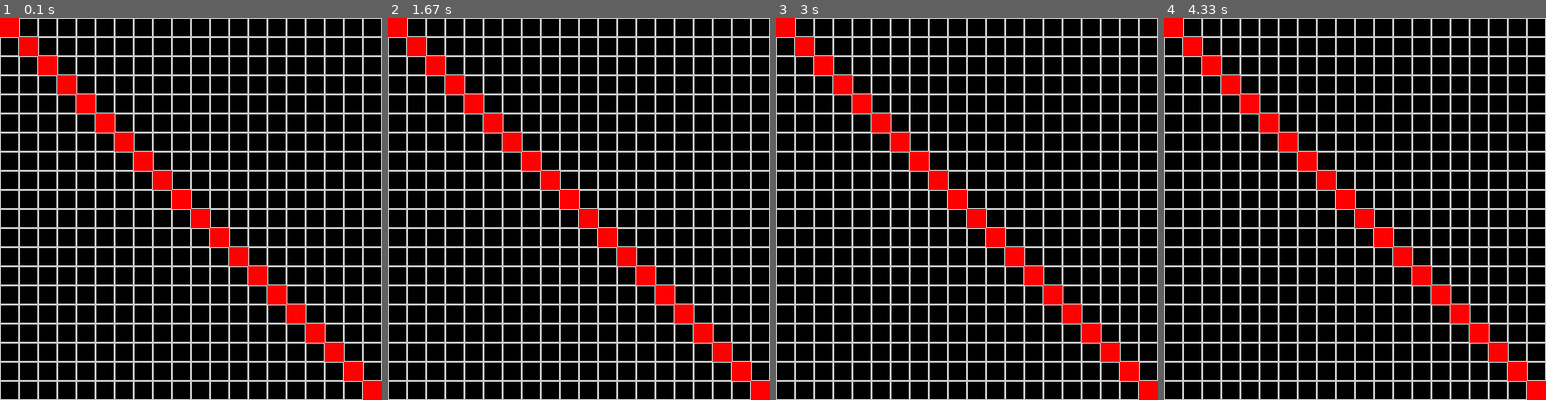
Above: before the commit, frames 1-4 (left to right).
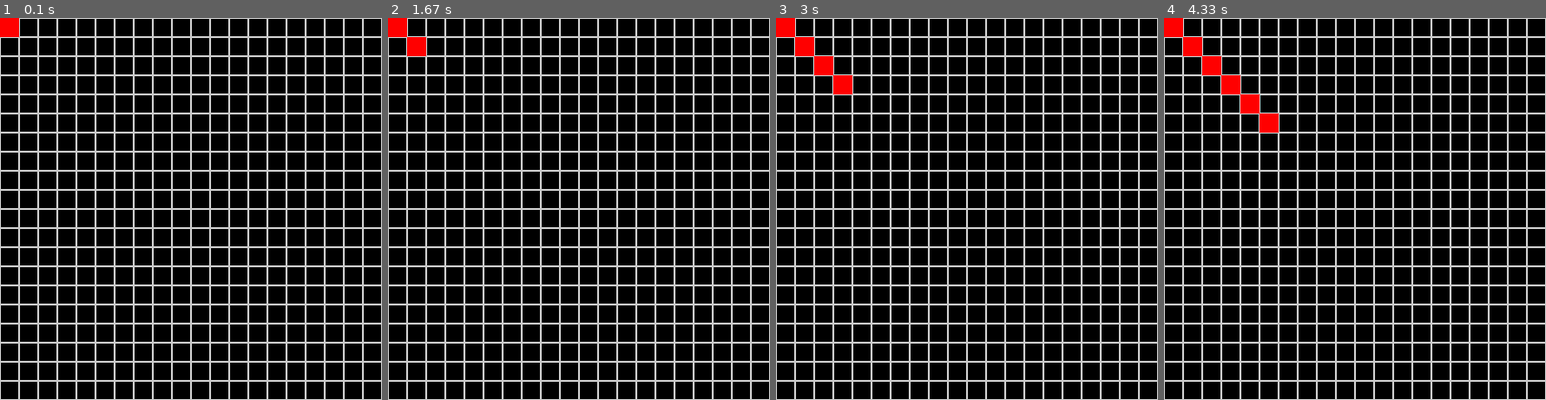
Above: after the commit, the same moments.

Repository: RowenThompson/CPT051
Game: pygame game, started from grid_pygame_demo.py
Two runs of this game, one before a commit and one after it. Both use one fixed random seed, a clock stepped at 60 frames per second and the inputs below.
Inputs:
- Up to frame 1 (0.1 s): no input
- Up to frame 2 (1.67 s): no input
- Up to frame 3 (3 s): no input
- Up to frame 4 (4.33 s): no input

The runs differ from the first frame. In frame 1, 4.8% of the frame differs, in the area x 5-100%, y 5-100%; in frame 2, 4.5%; in frame 3, 4.0%; in frame 4, 3.5%.

Commit message:
Update grid_pygame_demo.py

Diff:
--- a/grid_pygame_demo.py
+++ b/grid_pygame_demo.py
@@ -1,5 +1,6 @@
 import pygame
-
+import time
+import random
 BLACK = (0, 0, 0)
 WHITE = (200, 200, 200)
 RED = (255, 0, 0)
@@ -23,9 +24,15 @@
             if event.type == pygame.QUIT:
                 pygame.quit()
                 sys.exit()
-
+#action zone
         for x in range(WINDOW_WIDTH):
             draw_pix(x, x)
+            pauseUntil = time.time() + random.randint(5, 10) * 0.1
+            pygame.event.pump()
+            while time.time() < pauseUntil:
+                pygame.display.update()
+
+ #end of action zone
         pygame.display.update()
 
 
